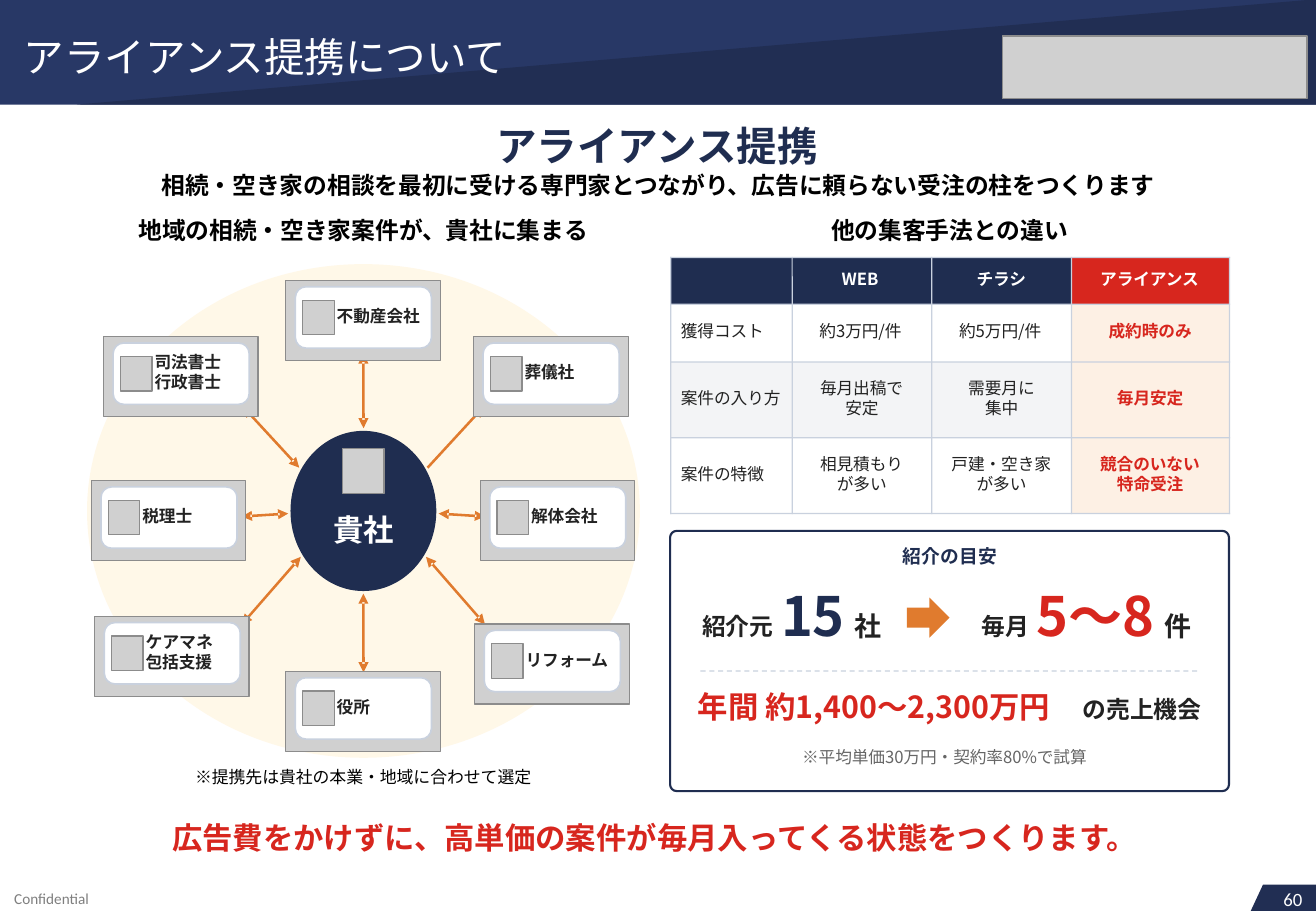
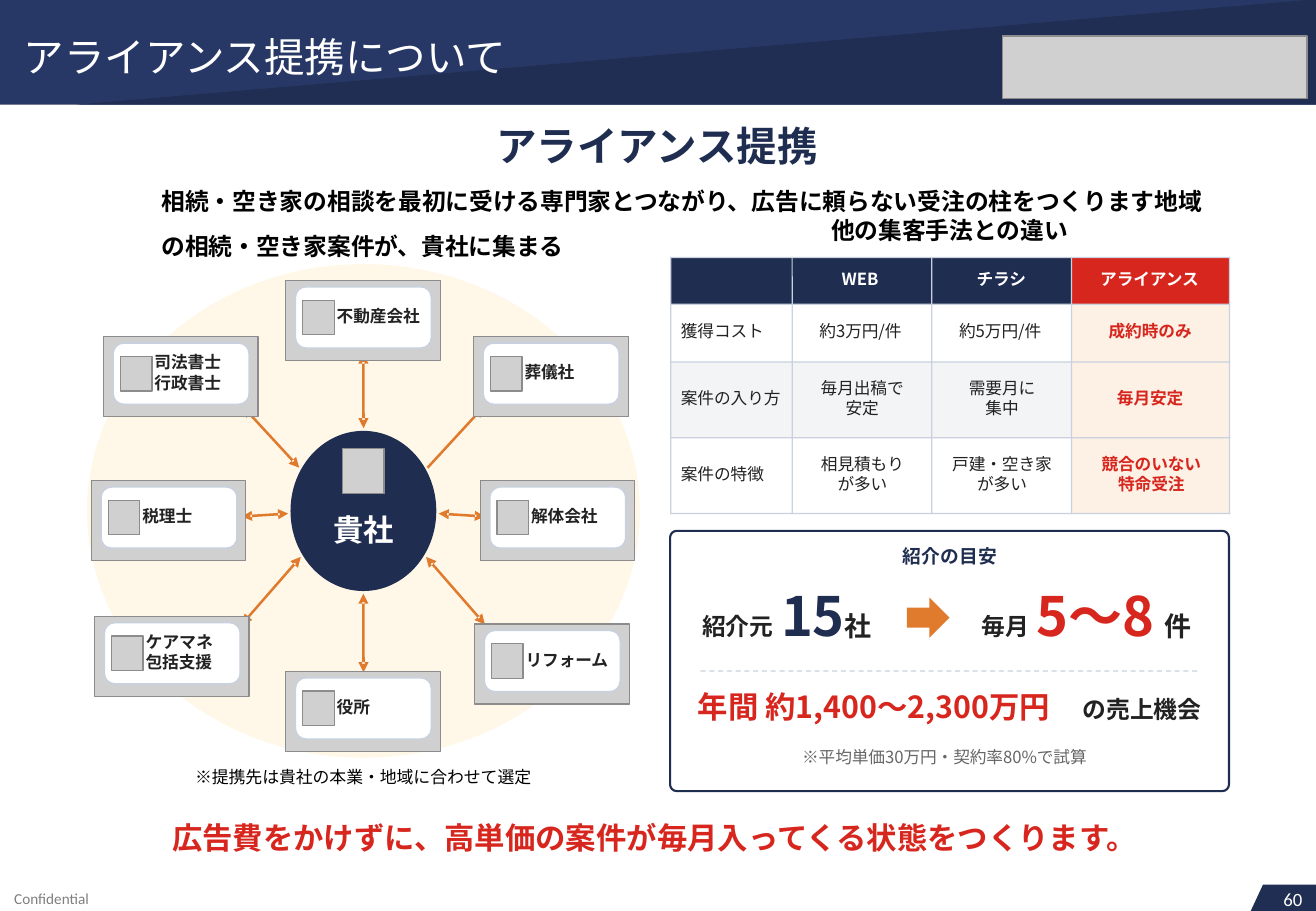
Before and after one commit to soshiro-iki-sys/-, a slide deck: slide 35 of proposals/REVIVAL_LINK様_ご提案書.pptx. Drawn at 1316x911 pixels with LibreOffice and Linux fonts; fonts in the diff are those of the drawing; grey boxes stand for pictures. Boxes give left, top, right and bottom in pixels: in the first picture for what was removed or moved away, otherwise in the second. Text is boxed around its words. In the diff, an @@ line names an element or a change of style, - is before the commit and + after.

```diff
--- a/proposals/REVIVAL_LINK様_ご提案書.pptx
+++ b/proposals/REVIVAL_LINK様_ご提案書.pptx
@@ text at box(162, 189, 1202, 258): text changed @@
-相続・空き家の相談を最初に受ける専門家とつながり、広告に頼らない受注の柱をつくります
+相続・空き家の相談を最初に受ける専門家とつながり、広告に頼らない受注の柱をつくります地域の相続・空き家案件が、貴社に集まる
@@ text removed at box(139, 218, 589, 242) @@
-地域の相続・空き家案件が、貴社に集まる
@@ text at box(821, 380, 904, 396): alignment left to centre; line spacing 1 to 12pt @@
@@ text at box(969, 380, 1035, 396): alignment left to centre; line spacing 1 to 12pt @@
@@ text removed at box(845, 400, 878, 416) @@
-安定
@@ text at box(846, 400, 879, 415): paragraph added @@
+安定
@@ text at box(985, 400, 1018, 416): paragraph added @@
+集中
@@ text removed at box(985, 400, 1018, 416) @@
-集中
@@ text at box(821, 456, 904, 472): alignment left to centre; line spacing 1 to 12pt @@
@@ text removed at box(837, 476, 887, 492) @@
-が多い
@@ text at box(838, 476, 888, 492): paragraph added @@
+が多い
@@ text at box(952, 456, 1052, 472): alignment left to centre; line spacing 1 to 12pt @@
@@ text at box(977, 476, 1027, 492): paragraph added @@
+が多い
@@ text removed at box(977, 476, 1027, 492) @@
-が多い
@@ text at box(1102, 456, 1202, 472): alignment left to centre; line spacing 1 to 12pt @@
@@ text removed at box(1117, 476, 1183, 492) @@
-特命受注
@@ text at box(1118, 476, 1184, 492): paragraph added @@
+特命受注
@@ text at box(781, 596, 845, 637): text changed @@
-15
+15社
@@ text removed at box(854, 613, 881, 639) @@
-社
```
Also in this commit, not shown: 56 other slides changed, 2 other files.
